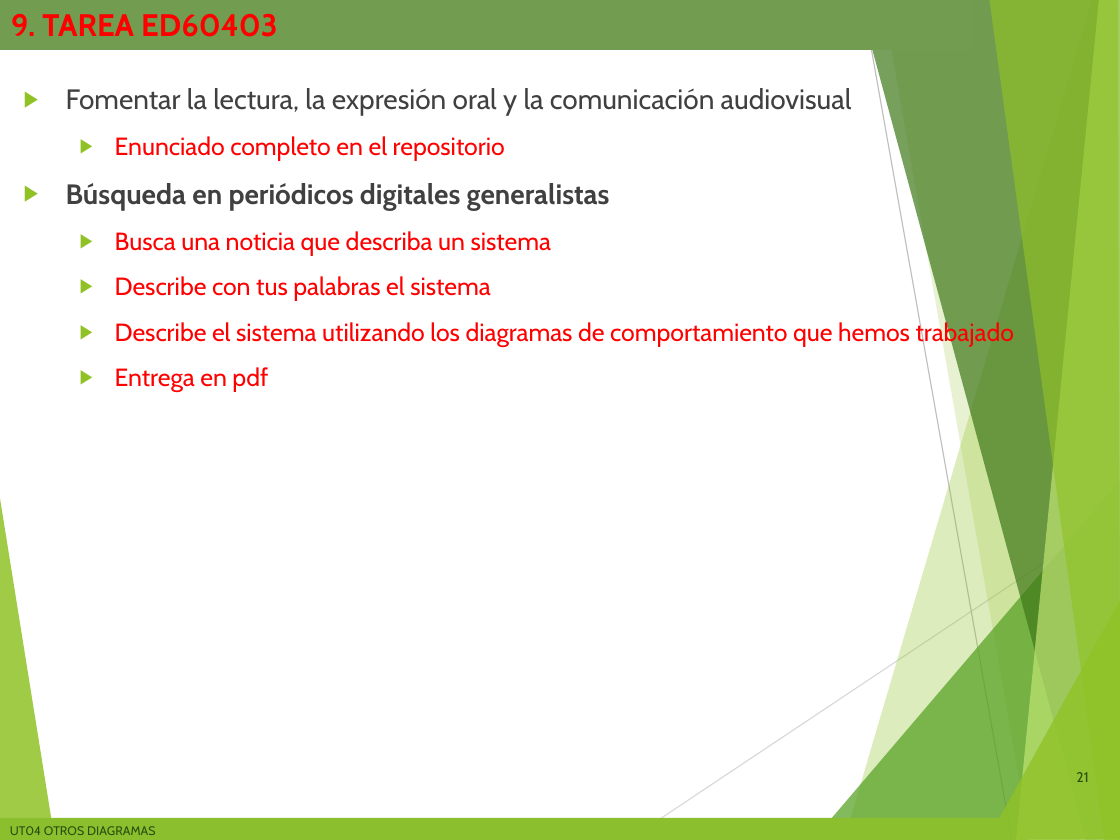
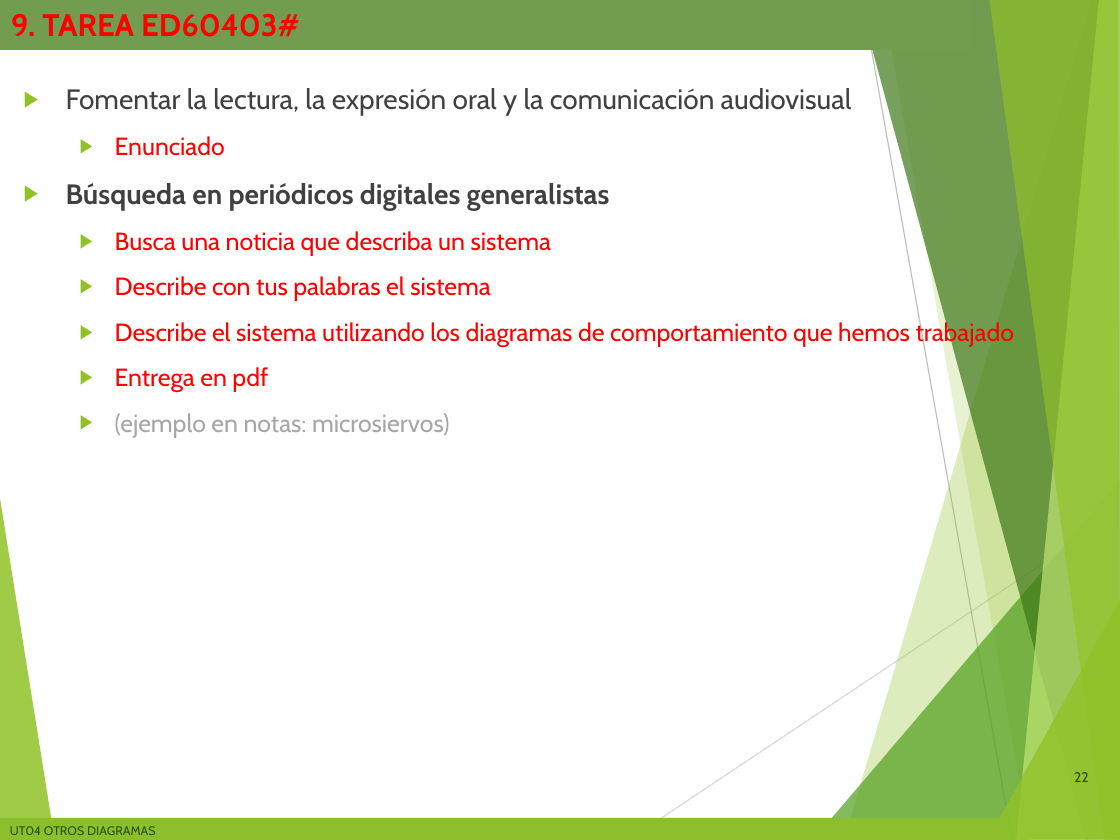
Before and after one commit to miGUITel/ED, a slide deck: slide 22 of 00 PRESENTACIONES compartida alumnos/ED02b - Diagramas de comportamiento SEA.pptx (slide 21 before the commit). Drawn at 1120x840 pixels with LibreOffice and Linux fonts; fonts in the diff are those of the drawing; background and template pictures are left out. Boxes give left, top, right and bottom in pixels: in the first picture for what was removed or moved away, otherwise in the second. Text is boxed around its words. In the diff, an @@ line names an element or a change of style, - is before the commit and + after.

Commit message:
Mejora el enunciado draw.io

```diff
--- a/00 PRESENTACIONES compartida alumnos/ED02b - Diagramas de comportamiento SEA.pptx
+++ b/00 PRESENTACIONES compartida alumnos/ED02b - Diagramas de comportamiento SEA.pptx
@@ title at (11, 14, 300, 37): text changed @@
-9. TAREA ED60403
+9. TAREA ED60403#
@@ text at (115, 136, 225, 156): text changed @@
-  ▶ Enunciado completo en el repositorio
+  ▶ Enunciado
@@ text at (115, 413, 450, 437): paragraph added @@
+  ▶ (ejemplo en notas: microsiervos)
@@ page number at (1074, 772, 1089, 782): text changed @@
-21
+22
```
Also in this commit, not shown: 2 other files.
